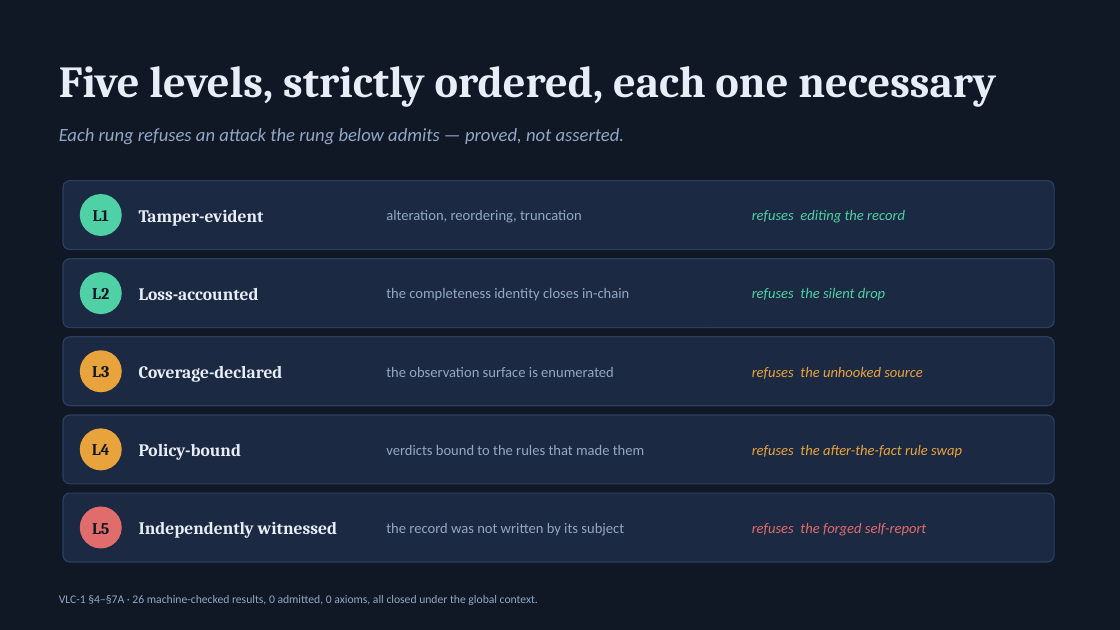
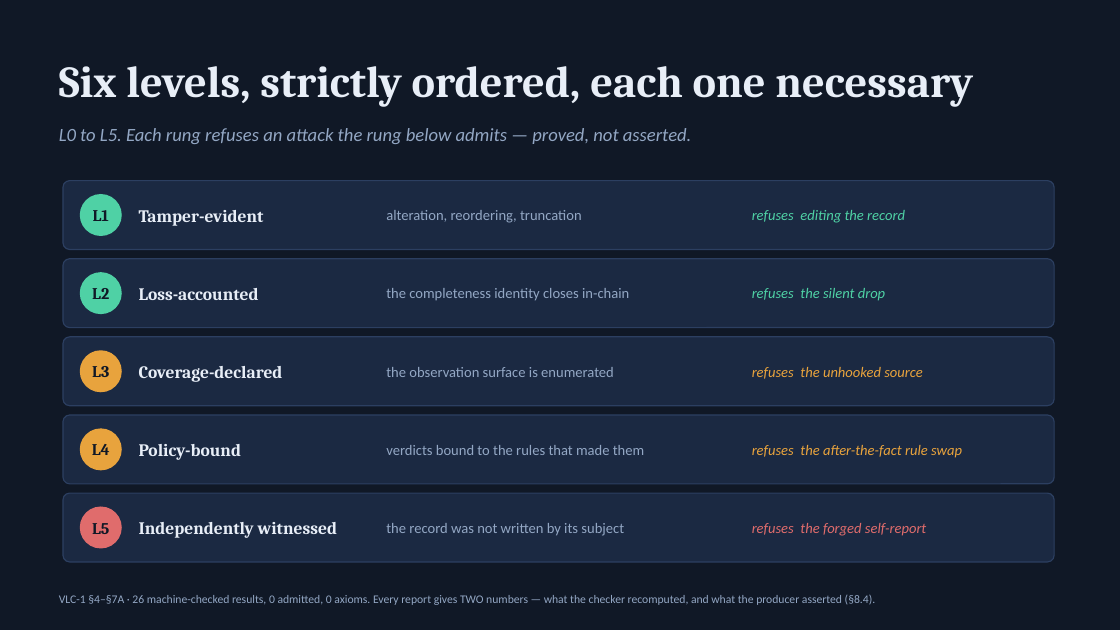
Before and after one commit to MattyIceMatrix/vlc-1, a slide deck: slide 5 of deck/VLC-1.pptx. Drawn at 1120x630 pixels with LibreOffice and Linux fonts; fonts in the diff are those of the drawing. Boxes give left, top, right and bottom in pixels: in the first picture for what was removed or moved away, otherwise in the second. Text is boxed around its words. In the diff, an @@ line names an element or a change of style, - is before the commit and + after.

```diff
--- a/deck/VLC-1.pptx
+++ b/deck/VLC-1.pptx
@@ text at box(59, 66, 973, 107): text changed @@
-Five levels, strictly ordered, each one necessary
+Six levels, strictly ordered, each one necessary
@@ text at box(59, 128, 691, 144): text changed @@
-Each rung refuses an attack the rung below admits — proved, not asserted.
+L0 to L5. Each rung refuses an attack the rung below admits — proved, not asserted.
@@ text at box(59, 595, 876, 605): text changed @@
-VLC-1 §4–§7A · 26 machine-checked results, 0 admitted, 0 axioms, all closed under the global context.
+VLC-1 §4–§7A · 26 machine-checked results, 0 admitted, 0 axioms. Every report gives TWO numbers — what the checker recomputed, and what the producer asserted (§8.4).
```
Also in this commit, not shown: 12 other files.
